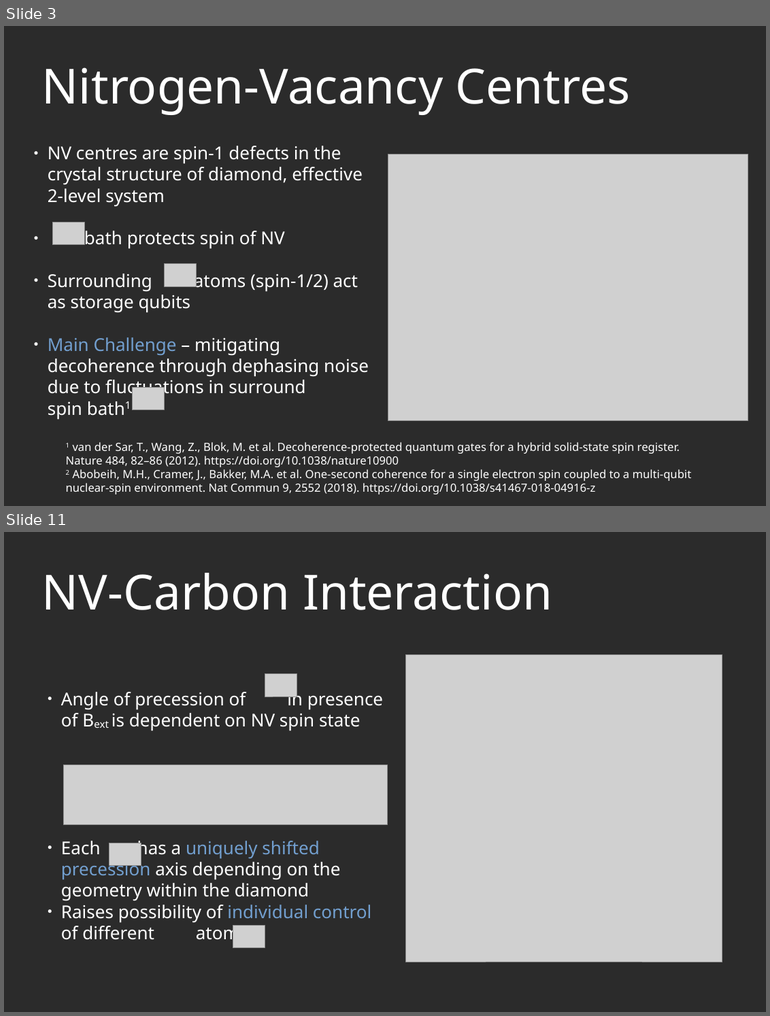
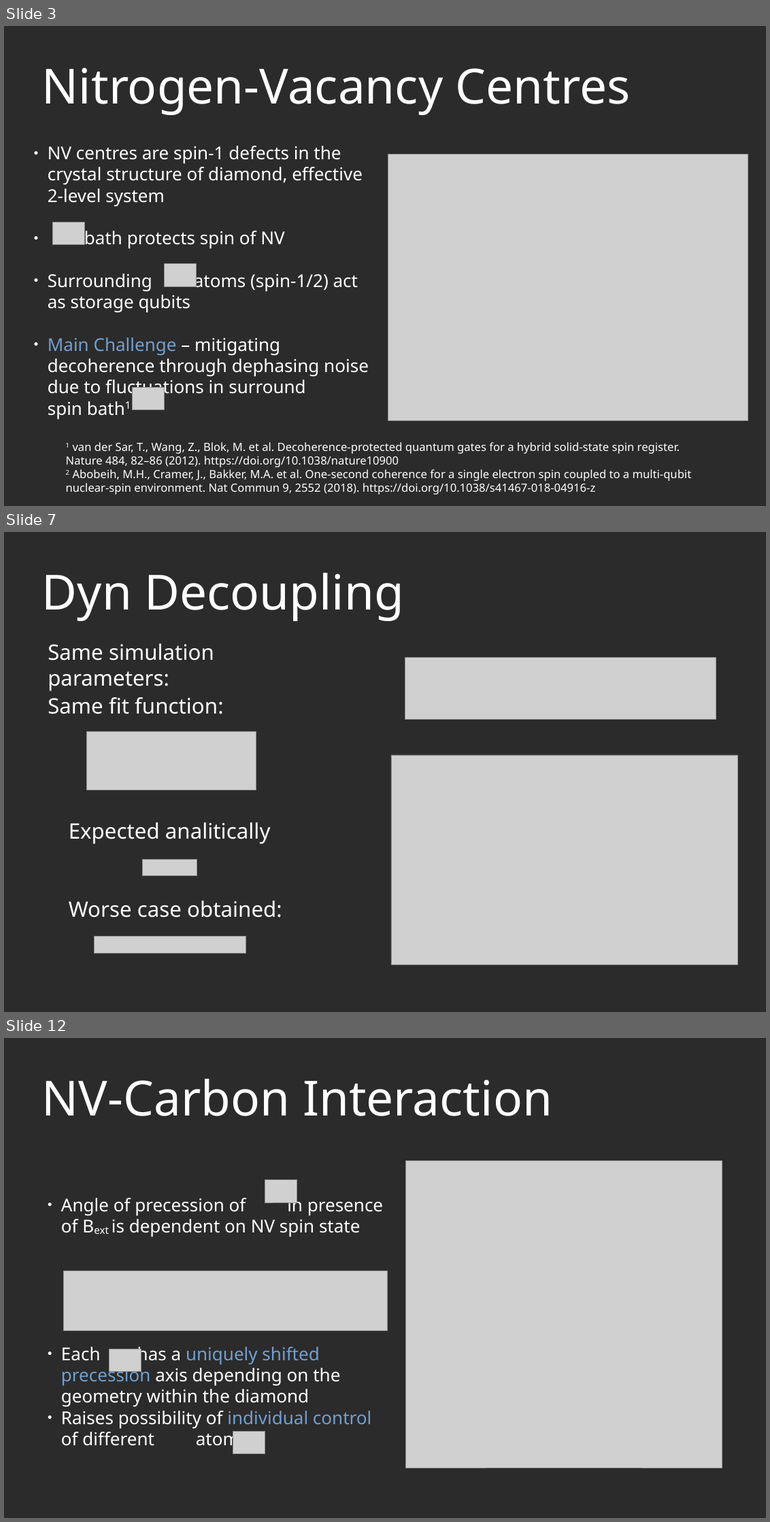
Before and after one commit to AGaliciaMartinez/Final-Project-Computational-Physics, a slide deck: presentation/NV_Carbons_presentation.odp. Shown one above the other, each under a label of ours: slides 3 and 11 before the commit, slides 3, 7 and 12 after it; the slides between them are not shown. The pictures are 770x1016 and 770x1522 pixels, drawn with LibreOffice and Linux fonts; fonts in the diff are those of the drawing; grey boxes stand for pictures; background and template pictures are left out; a plain dark background stands for a picture behind light text. Boxes give left, top, right and bottom in pixels: in the first picture for what was removed or moved away, otherwise in the second. Text is boxed around its words. In the diff, an @@ line names an element or a change of style, - is before the commit and + after.

```diff
--- a/presentation/NV_Carbons_presentation.odp
+++ b/presentation/NV_Carbons_presentation.odp
@@ slide 7 added at [4, 532, 766, 1012], background picture (left out) @@
@@ title added at [42, 573, 404, 621], 60 pt, text #FFFFFF @@
+Dyn Decoupling
@@ text added at [48, 644, 214, 691], 26.4 pt, text #FFFFFF @@
+Same simulation parameters:
@@ picture added at [405, 657, 716, 720] @@
@@ text added at [48, 697, 223, 714], 26.4 pt, text #FFFFFF @@
+Same fit function:
@@ picture added at [87, 732, 256, 790] @@
@@ picture added at [391, 755, 737, 964] @@
@@ text added at [69, 822, 271, 844], 26.4 pt, text #FFFFFF @@
+Expected analitically
@@ picture added at [142, 859, 196, 875] @@
@@ text added at [69, 901, 282, 918], 26.4 pt, text #FFFFFF @@
+Worse case obtained:
@@ picture added at [94, 936, 245, 954] @@
@@ what was slide 11 is now slide 12 @@
```
Also in this commit, not shown: 3 slides changed, 5 other slides added, 5 slides removed.
